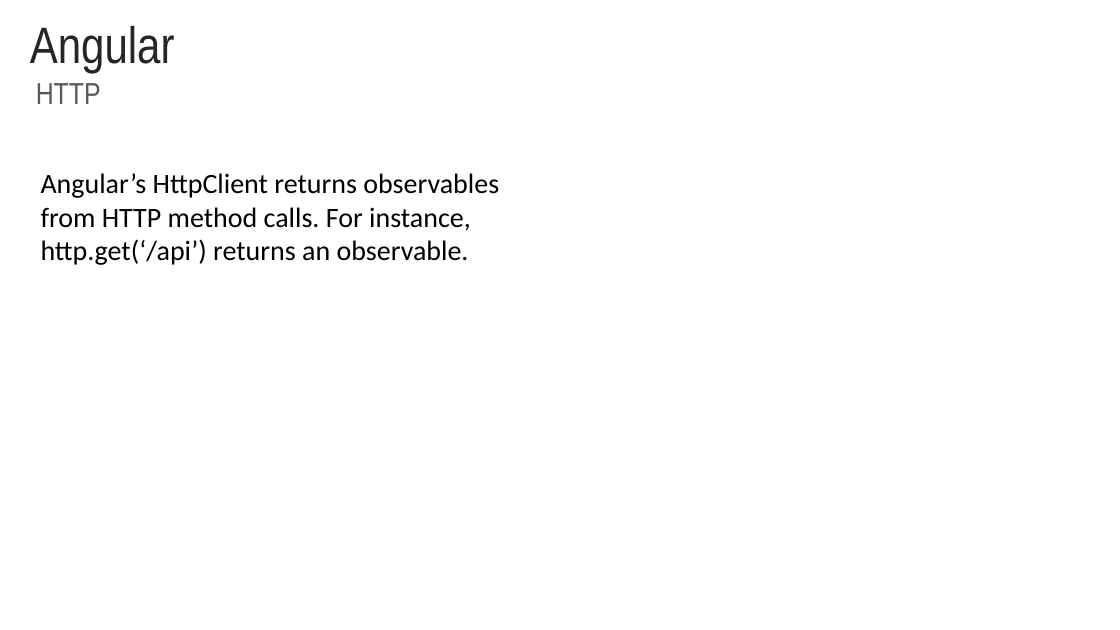
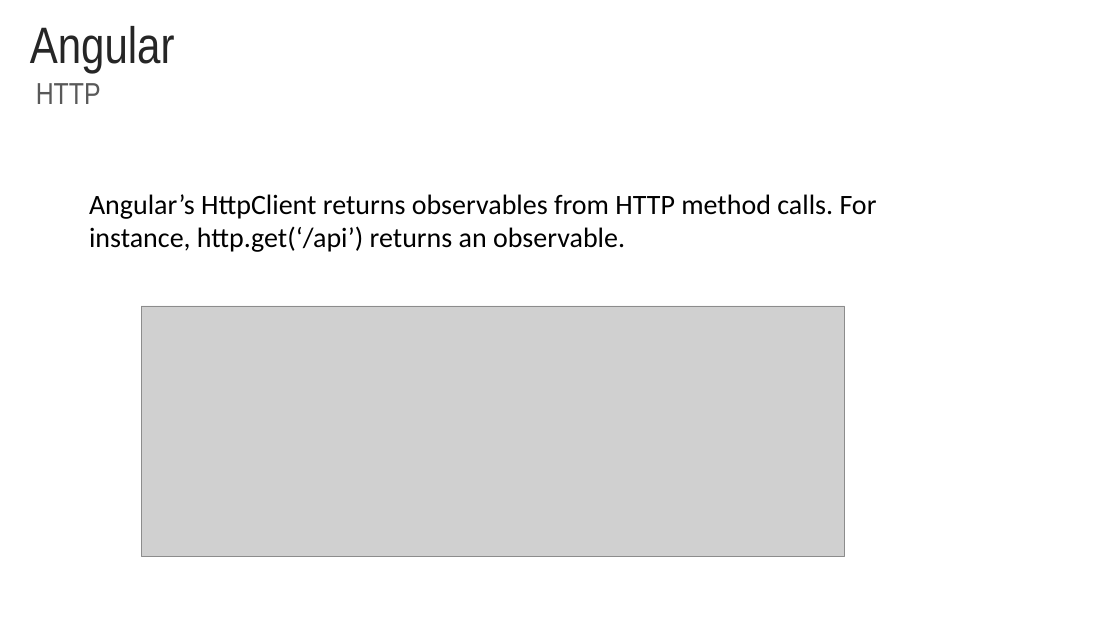
Before and after one commit to rached193/AngularWorkshop-20181116, a slide deck: slide 18 of 04_flow_events/04_flow_events.pptx. Drawn at 1120x630 pixels with LibreOffice and Linux fonts; fonts in the diff are those of the drawing; grey boxes stand for pictures; background and template pictures are left out. Boxes give left, top, right and bottom in pixels: in the first picture for what was removed or moved away, otherwise in the second. Text is boxed around its words. In the diff, an @@ line names an element or a change of style, - is before the commit and + after.

```diff
--- a/04_flow_events/04_flow_events.pptx
+++ b/04_flow_events/04_flow_events.pptx
@@ text "Angular’s HttpClient returns observables from ..." rewrapped from (41, 173, 499, 265) to (89, 194, 877, 252) @@
@@ picture added at (141, 306, 845, 556) @@
```
Also in this commit, not shown: 3 other slides changed.
